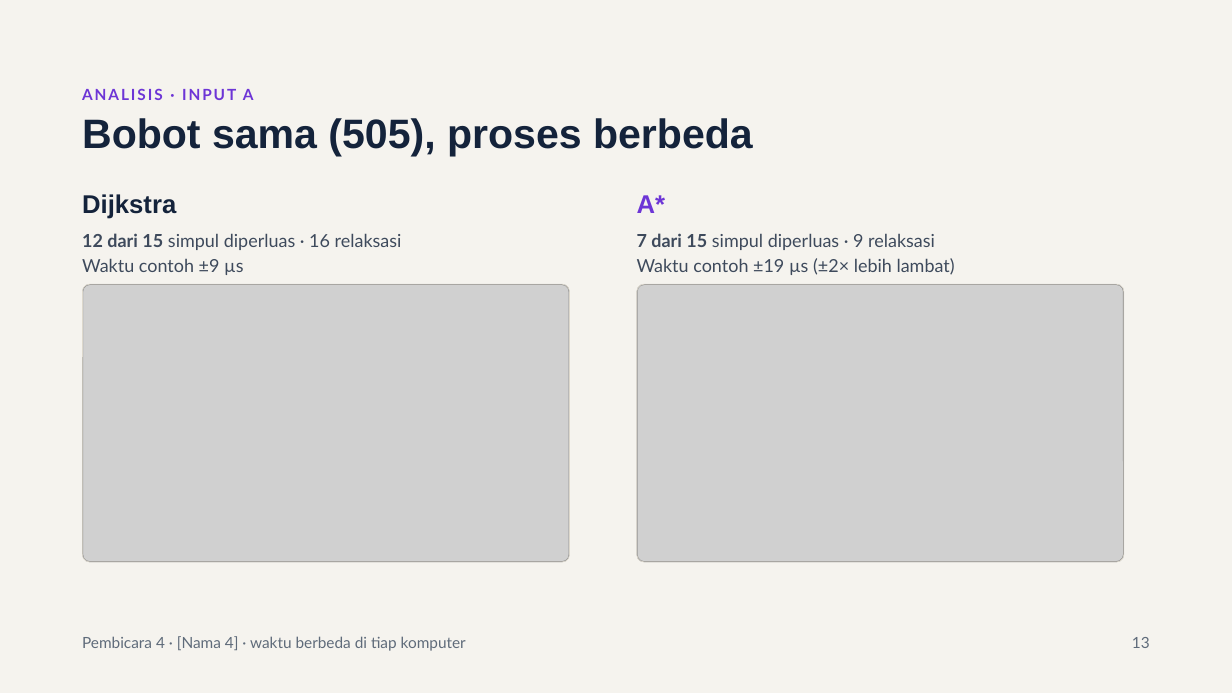
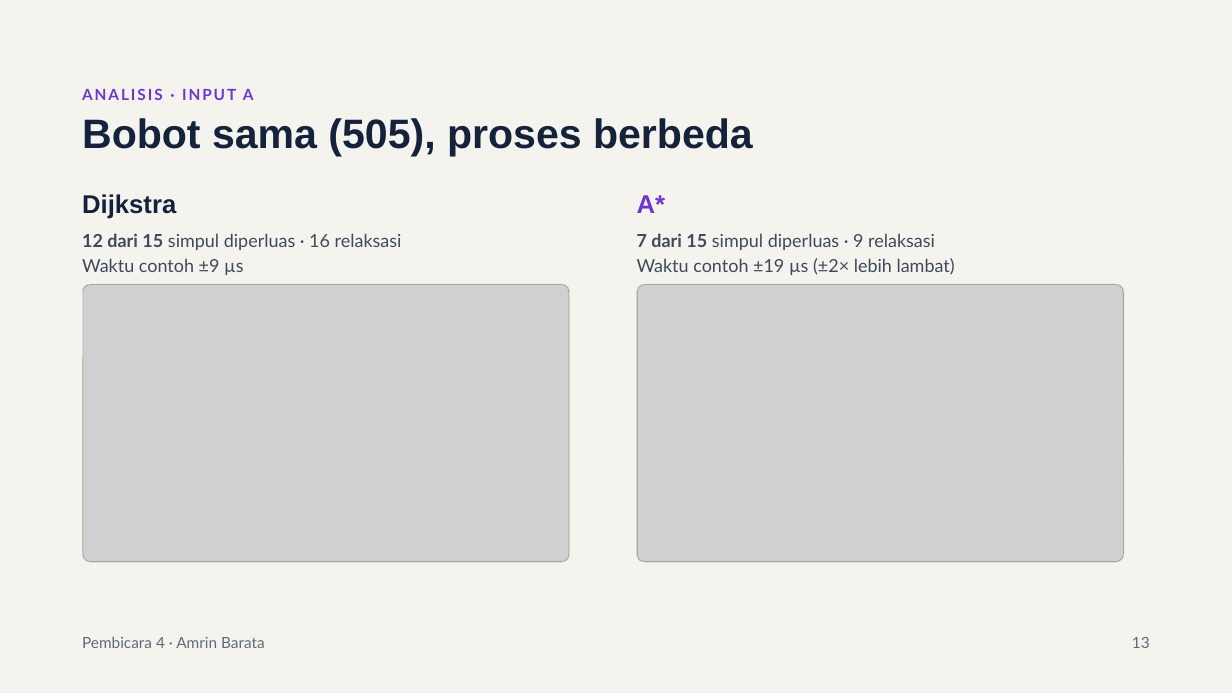
Before and after one commit to khaidir/Algoritma-Shortest-Path, a slide deck: slide 13 of Docs/Slide Presentasi Tugas 1 – Shortest Path Dijkstra vs A.pptx. Drawn at 1232x693 pixels with LibreOffice and Linux fonts; fonts in the diff are those of the drawing; grey boxes stand for pictures. Boxes give left, top, right and bottom in pixels: in the first picture for what was removed or moved away, otherwise in the second. Text is boxed around its words. In the diff, an @@ line names an element or a change of style, - is before the commit and + after.

```diff
--- a/Docs/Slide Presentasi Tugas 1 – Shortest Path Dijkstra vs A.pptx
+++ b/Docs/Slide Presentasi Tugas 1 – Shortest Path Dijkstra vs A.pptx
@@ text at box(82, 636, 265, 648): text changed @@
-Pembicara 4 · [Nama 4] · waktu berbeda di tiap komputer
+Pembicara 4 · Amrin Barata
```
Also in this commit, not shown: 18 other slides changed.
